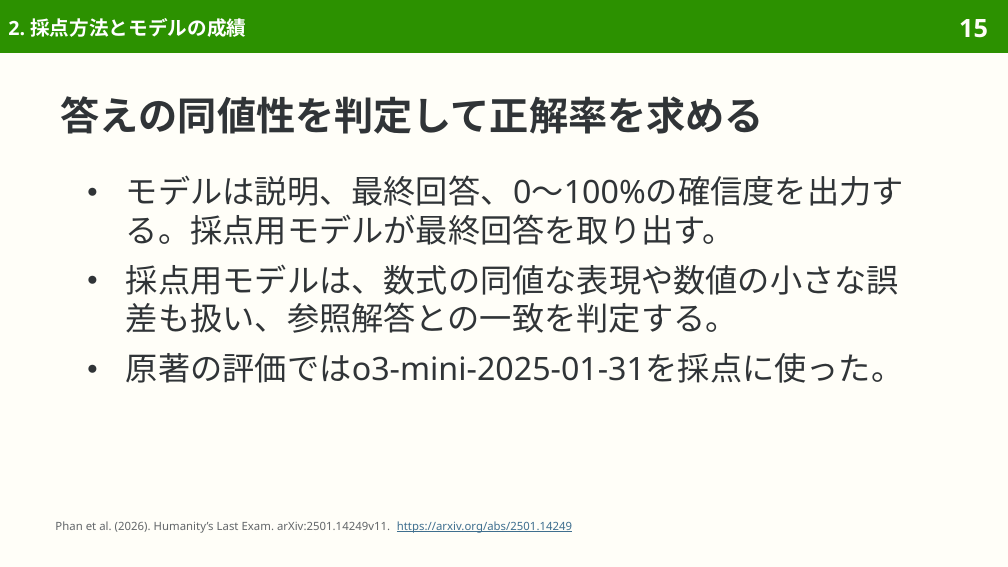
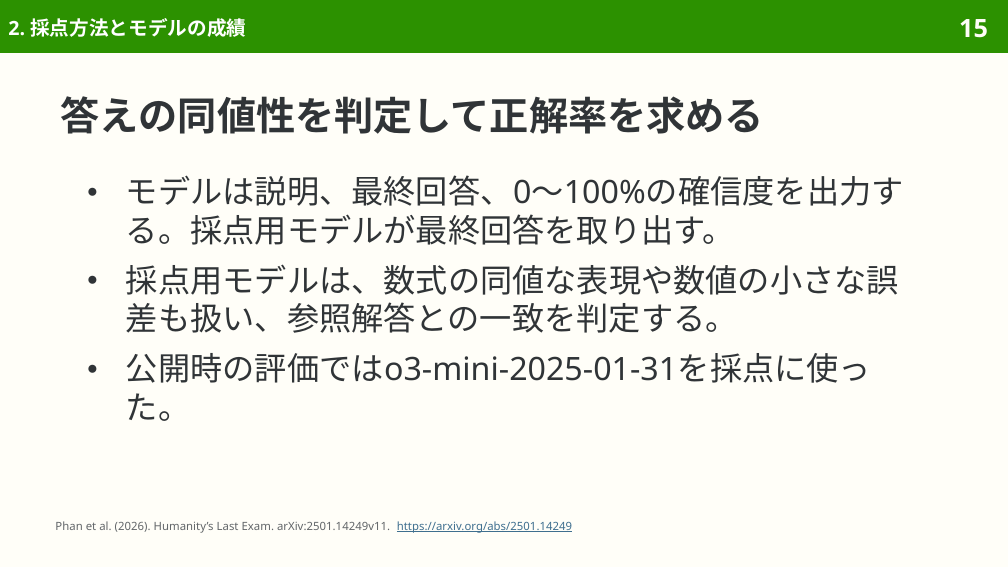
Before and after one commit to sasakiy84/datasets-in-10-minutes, a slide deck: slide 15 of slides/datasets-in-10-minutes-hle.pptx. Drawn at 1008x567 pixels with LibreOffice and Linux fonts; fonts in the diff are those of the drawing. Boxes give left, top, right and bottom in pixels: in the first picture for what was removed or moved away, otherwise in the second. Text is boxed around its words. In the diff, an @@ line names an element or a change of style, - is before the commit and + after.

Commit message:
slides(hle): refine Japanese wording and pair translations

```diff
--- a/slides/datasets-in-10-minutes-hle.pptx
+++ b/slides/datasets-in-10-minutes-hle.pptx
@@ text at (126, 353, 871, 421): text changed @@
-● 原著の評価ではo3-mini-2025-01-31を採点に使った。
+● 公開時の評価ではo3-mini-2025-01-31を採点に使った。
```
Also in this commit, not shown: 9 other slides changed, 4 other files.
